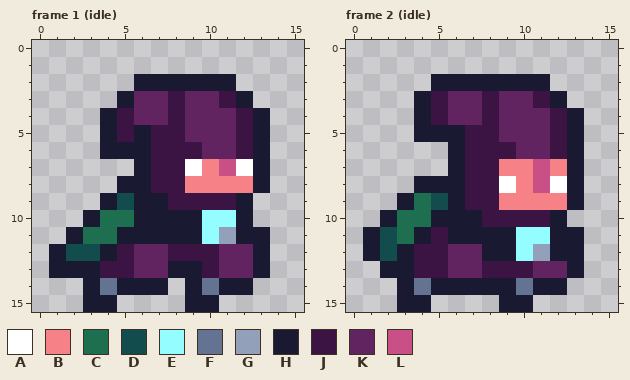
File history of a pixel-art file, android/assets/ase/actor_thief.aseprite. Above, as it was before the edit.
16x16 pixels, 19 frames. Shown: frame 1 (idle), frame 2 (idle). The commit also changed other frames, which this record leaves out.
Palette (. is transparent): A #ffffff  B #f68187  C #1e6f50  D #134c4c  E #94fdff  F #657392  G #92a1b9  H #1a1932  J #3b1443  K #622461  L #c85086
Pixels before, frame 1 (idle), first column x 1:
 2 .....HHHHHH..
 3 ....HKKJKKJH.
 4 ...HJKKJKKKJH
 5 ...HJHJJKKKJH
 6 ...HHHJJJKKJH
 7 .....HJJABLAH
 8 ....HHJJBBBBH
 9 ...HDHHJJJJH.
10 ..HCCHHHHEEH.
11 .HCCHHHHHEGHH
12 HDDHJKKJJJKKH
13 HHHJJKKHHJKKH
14 ..HFHHH.HFHH.
15 ..HH....HH...
Pixels before, frame 2 (idle), first column x 1:
 2 ....HHHHHHH..
 3 ...HJKKJKKJH.
 4 ...HJKKJKKKJH
 5 ...HHHJJKKKJH
 6 .....HJJJKKJH
 7 .....HJJBBLBH
 8 ...HHHJJABLAH
 9 ..HCDHJJBBBBH
10 .HCCHHHJJJJH.
11 HDCHJHHHHEEHH
12 HDHJJKKHHEGHH
13 .HHJJKKJJJKKH
14 ..HFHHHHHFHH.
15 ..HH....HH...
After the commit:
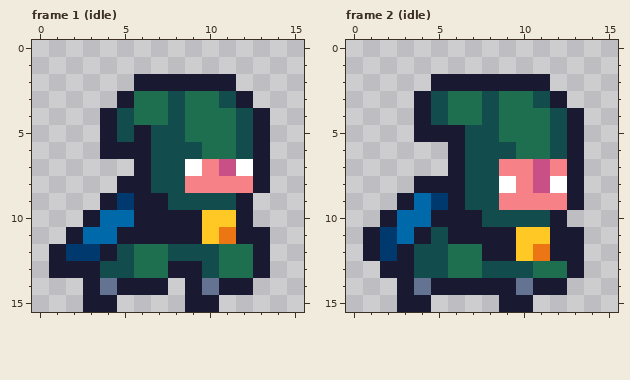
Difference:
layer "purple" added
layer "green" added
layer "Layer 1" removed
colour C: #1e6f50 -> #0069aa
colour D: #134c4c -> #00396d
colour E: #94fdff -> #ffc825
colour G: #92a1b9 -> #ed7614
colour J: #3b1443 -> #134c4c
colour K: #622461 -> #1e6f50
Changed places in both pictures, as pixel boxes (x1, y1, x2, y2):
changed: (66, 91, 253, 278)
changed: (380, 91, 567, 278)
